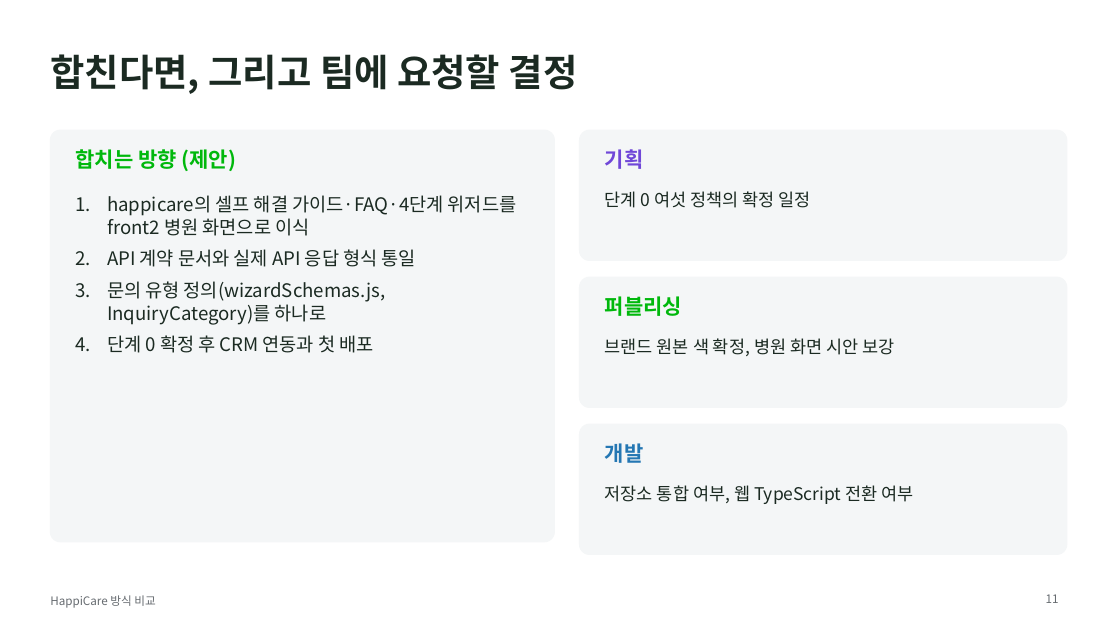
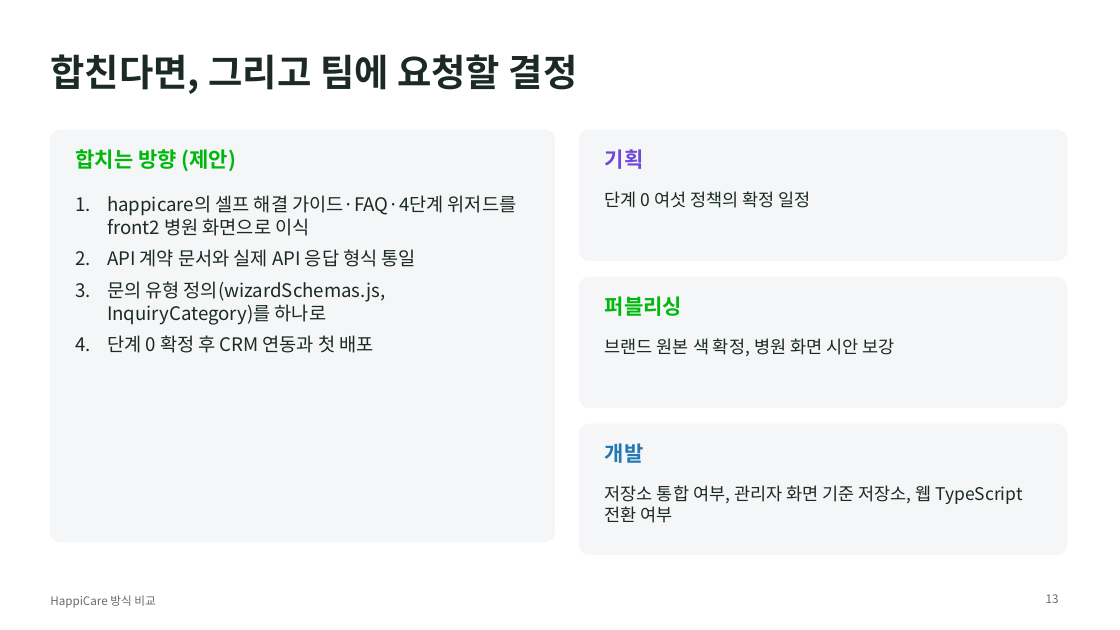
Before and after one commit to huynsolm/customer, a slide deck: slide 13 of happicare-presentation/HappiCare_방식비교_팀발표.pptx (slide 11 before the commit). Drawn at 1120x630 pixels with LibreOffice and Linux fonts; fonts in the diff are those of the drawing. Boxes give left, top, right and bottom in pixels: in the first picture for what was removed or moved away, otherwise in the second. Text is boxed around its words. In the diff, an @@ line names an element or a change of style, - is before the commit and + after.

```diff
--- a/happicare-presentation/HappiCare_방식비교_팀발표.pptx
+++ b/happicare-presentation/HappiCare_방식비교_팀발표.pptx
@@ text at [605,485,1023,523]: text changed @@
-저장소 통합 여부, 웹 TypeScript 전환 여부
+저장소 통합 여부, 관리자 화면 기준 저장소, 웹 TypeScript 전환 여부
@@ page number at [1046,594,1059,603]: text changed @@
-11
+13
```
Also in this commit, not shown: 4 other slides changed, 2 slides added, 2 other files.
